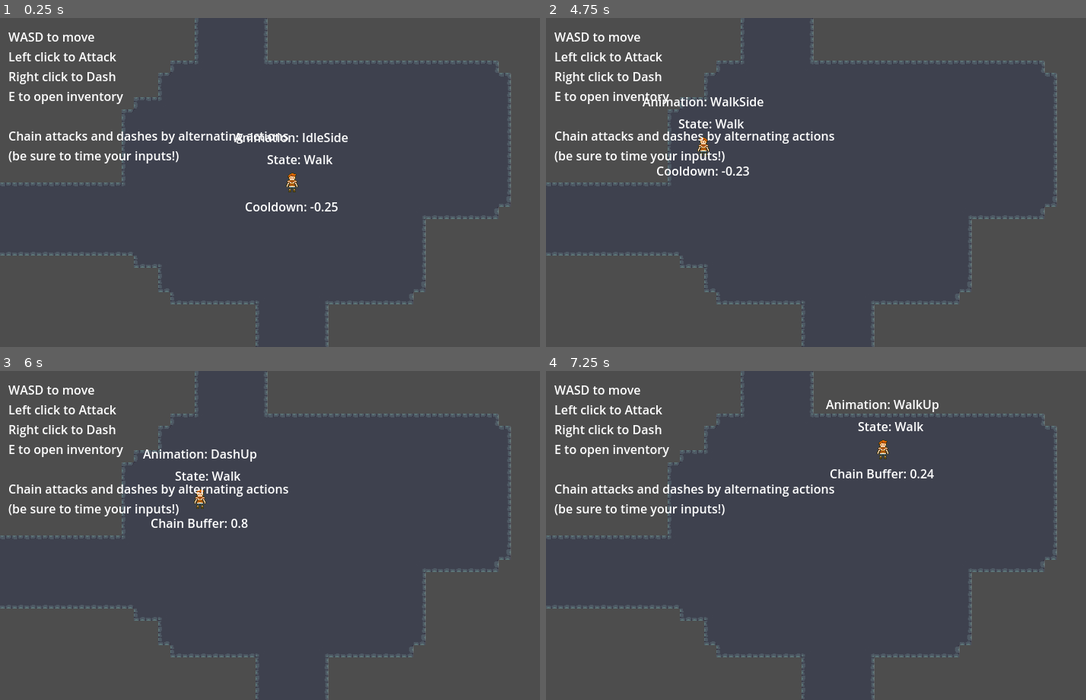
Above: before the commit, frames 1-4 (two rows, left to right).
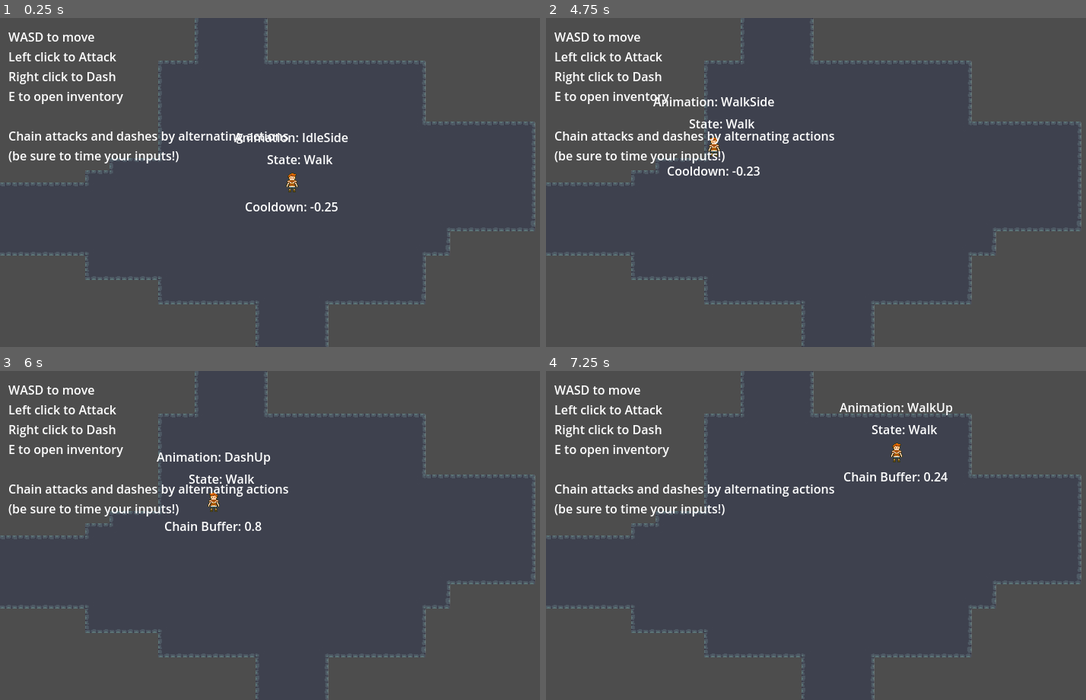
Above: after the commit, the same moments.

Repository: UVGDClub/PassTheGame_2024
Game: Godot game, scene res://src/proc_gen/GeneratingLevel.tscn
Same seed, same stepped clock (60 frames per second), same inputs: the game is played once before the commit and once after it.
Inputs (mouse positions are in pixels of both pictures, inside the frame that each line leads up to):
- Up to frame 1 (0.25 s): no input
- Up to frame 2 (4.75 s): tap Enter every 0.75 s from 0.5 to 4.25 s; move the mouse to (967, 166) at 0.52 s; hold D (right) 0.53-1.28 s; click (967, 166) at 0.6 s; move the mouse to (718, 198) at 1.27 s; hold S (down) 1.28-2.03 s; right-click (718, 198) at 1.35 s; move the mouse to (897, 110) at 2.02 s; hold D (right) 2.03-2.78 s; click (897, 110) at 2.1 s; move the mouse to (810, 248) at 2.77 s; hold W (up) 2.78-3.53 s; right-click (810, 248) at 2.85 s; move the mouse to (1015, 231) at 3.52 s; hold A (left) from 3.53 s (still down); click (1015, 231) at 3.6 s; move the mouse to (664, 133) at 4.27 s; right-click (664, 133) at 4.35 s
- Up to frame 3 (6 s): move the mouse to (318, 535) at 5.02 s; release A (left) at 5.03 s; hold S (down) 5.03-5.78 s; click (318, 535) at 5.1 s; move the mouse to (205, 453) at 5.77 s; hold D (right) from 5.78 s (still down); right-click (205, 453) at 5.85 s
- Up to frame 4 (7.25 s): move the mouse to (967, 519) at 6.52 s; release D (right) at 6.53 s; hold W (up) from 6.53 s (still down); click (967, 519) at 6.6 s

The runs differ from the first frame. In frame 1, 0.8% of the frame differs, in the area x 15-100%, y 12-88%; in frame 2, 1.8%; in frame 3, 2.1%; in frame 4, 2.1%, in the area x 15-100%, y 8-88%.

Commit message:
Fixed some level gen stuff

Diff:
--- a/src/proc_gen/GeneratingLevel.gd
+++ b/src/proc_gen/GeneratingLevel.gd
@@ -4,14 +4,14 @@
 @onready var camera = $Camera2D
 @onready var player = $Player
 
-const ROOM_SIZE = Vector2(38, 20)
+const ROOM_SIZE = Vector2(30, 15)
 const HALLWAY_LENGTH = Vector2(15, 15)
 
 const START_RECT_SIZE = Vector2(20, 18)
 
-const EXTRA_RECT_NUM = 2
-const EXTRA_RECT_SIZE_MIN = Vector2(15, 12)
-const EXTRA_RECT_SIZE_MAX = Vector2(19, 10)
+const EXTRA_RECT_NUM = 10
+const EXTRA_RECT_SIZE_MIN = Vector2(5, 5)
+const EXTRA_RECT_SIZE_MAX = Vector2(19, 8)
 
 const MAX_ROOMS = 20
 
@@ -54,8 +54,8 @@
 
 func is_player_in_room(room):
 	return (
-		abs(player.global_position.x - room.glo_pos.x) < ROOM_SIZE.x * 16 / 2 and
-		abs(player.global_position.y - room.glo_pos.y) < ROOM_SIZE.y * 16 / 2
+		abs(player.global_position.x - room.glo_pos.x) < ROOM_SIZE.x * 20 / 2 and
+		abs(player.global_position.y - room.glo_pos.y) < ROOM_SIZE.y * 20 / 2
 	)
 
 func generate_level():
@@ -203,7 +203,7 @@
 
 
 func adj_to_floor(coord) -> bool:
-	var dirs = [Vector2(0,1),Vector2(1,0),Vector2(-1,0),Vector2(0,-1)]
+	var dirs = [Vector2(1,1),Vector2(0,1),Vector2(1,0),Vector2(-1,0),Vector2(0,-1),Vector2(-1,-1),Vector2(-1,1),Vector2(1,-1)]
 	for dir in dirs:
 		if tile_map.get_cell_atlas_coords(0, coord + dir) == Vector2i(1, 1):
 			return true
Not shown, added: assets/art/map/note.txt
